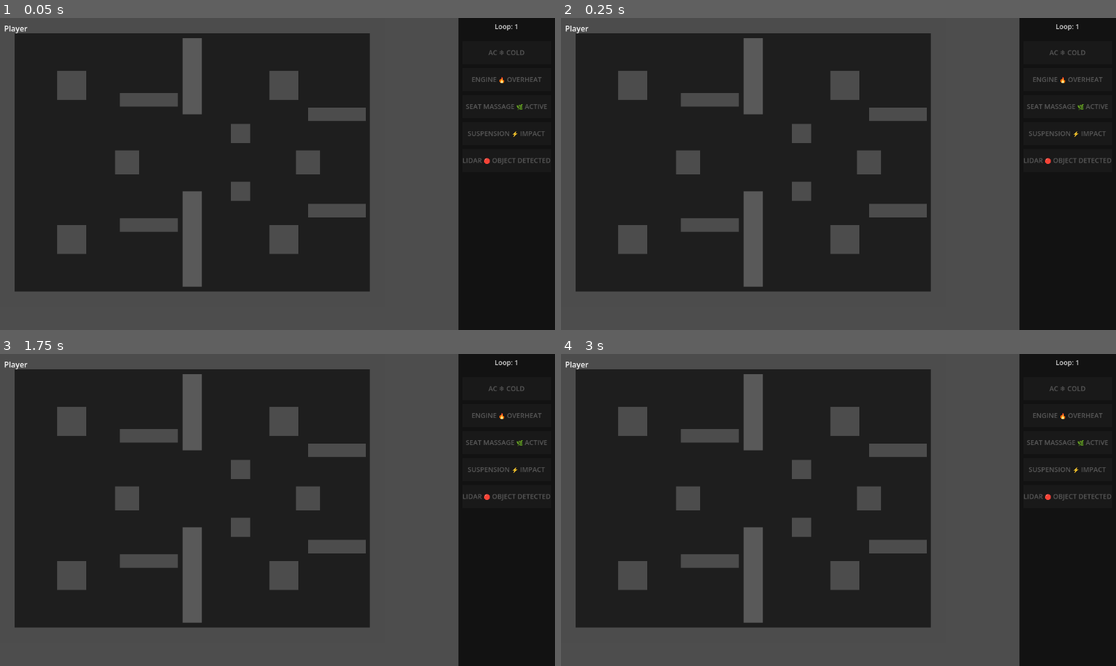
Above: before the commit, frames 1-4 (two rows, left to right).
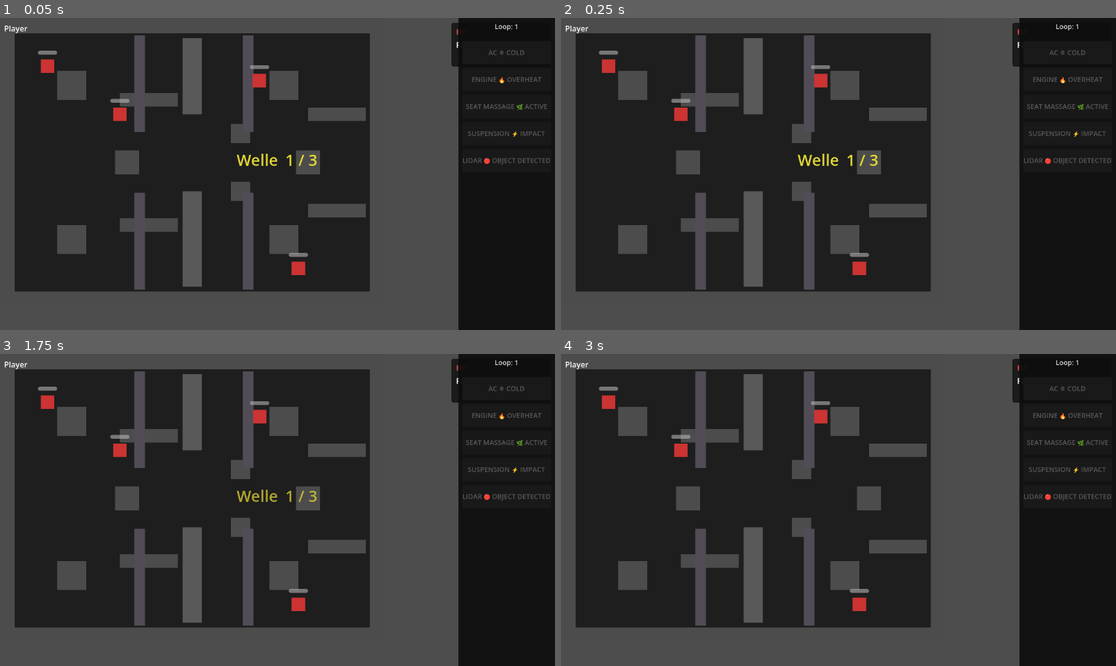
Above: after the commit, the same moments.

Repository: moklem/Roge-Like
Game: Godot game, scene res://scenes/Game.tscn
Same seed, same stepped clock (60 frames per second), same inputs: the game is played once before the commit and once after it. This scene is started directly instead of the project's main scene.
Inputs:
- Up to frame 1 (0.05 s): no input
- Up to frame 2 (0.25 s): no input
- Up to frame 3 (1.75 s): tap Enter (ui_accept) at 0.5, 0.77, 1.25, 1.52 s; hold D (ui_right) 0.53-1.28 s; hold R (revive) 0.53-1.28 s; hold S (ui_down) from 1.28 s (still down); tap Space (role_ability) at 1.35 s
- Up to frame 4 (3 s): release S (ui_down) at 2.03 s; hold D (ui_right) 2.03-2.78 s; hold R (revive) 2.03-2.78 s; tap Enter (ui_accept) at 2.75 s; hold W (ui_up) from 2.78 s (still down); tap Space (role_ability) at 2.85 s

The runs differ from the first frame. In frame 1, 3.2% of the frame differs, in the area x 6-83%, y 1-88%; in frame 2, 3.2%; in frame 3, 3.1%; in frame 4, 3.0%.
Error before the commit: Parse Error: Cannot infer the type of "to_centre" variable because the value doesn't have a set type. (res://scenes/OSMRoomGenerator.gd:175)

Commit message:
fix: explicit Vector2 casts in OSMRoomGenerator to resolve type-inference errors
Co-Authored-By: Claude Sonnet 4.6 <noreply@anthropic.com>

Diff:
--- a/scenes/OSMRoomGenerator.gd
+++ b/scenes/OSMRoomGenerator.gd
@@ -172,8 +172,8 @@
 		_add_anchor(room, anchor["pos"], anchor["name"], i)
 		## Spawn point offset from anchor toward room centre
 		if spawn_node != null:
-			var to_centre := (Vector2(GAME_W, GAME_H) * 0.5 - anchor["pos"]).normalized()
-			var sp_pos := (anchor["pos"] + to_centre * (ANCHOR_SIZE * 0.8 + 24.0)).clamp(
+			var to_centre: Vector2 = (Vector2(GAME_W, GAME_H) * 0.5 - anchor["pos"] as Vector2).normalized()
+			var sp_pos: Vector2 = (anchor["pos"] as Vector2 + to_centre * (ANCHOR_SIZE * 0.8 + 24.0)).clamp(
 				Vector2(55, 55), Vector2(GAME_W - 55, GAME_H - 55))
 			var m := Marker2D.new()
 			m.name = "OsmSpawn%d" % si
